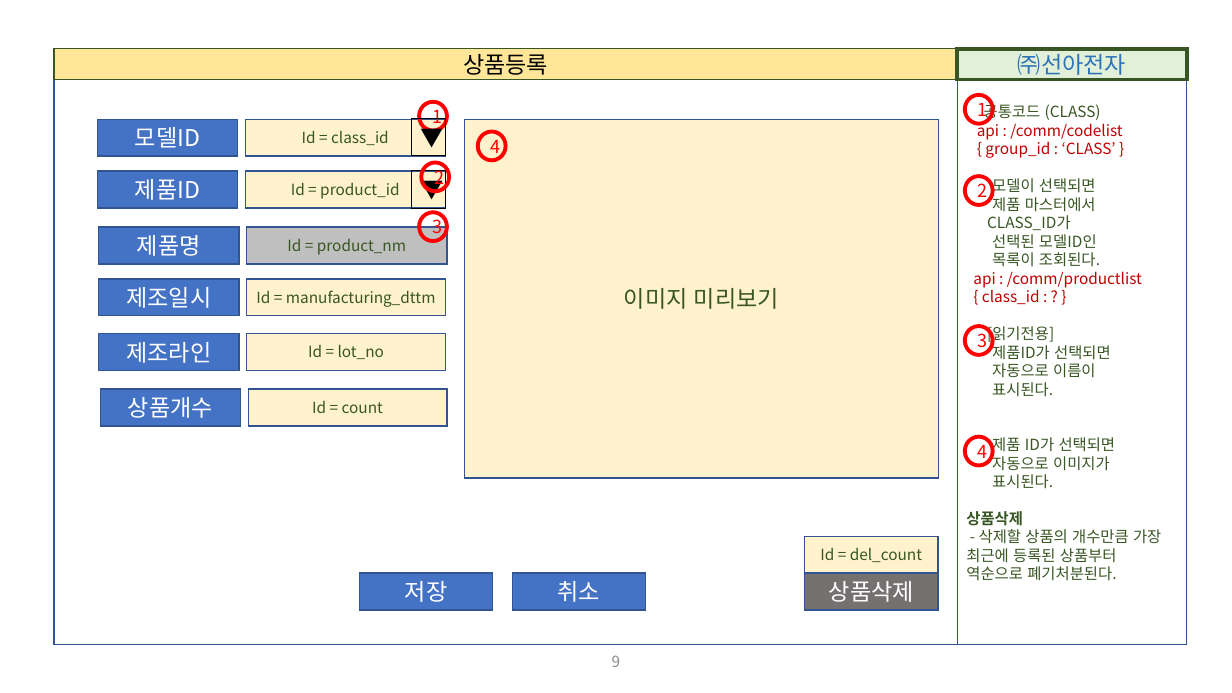
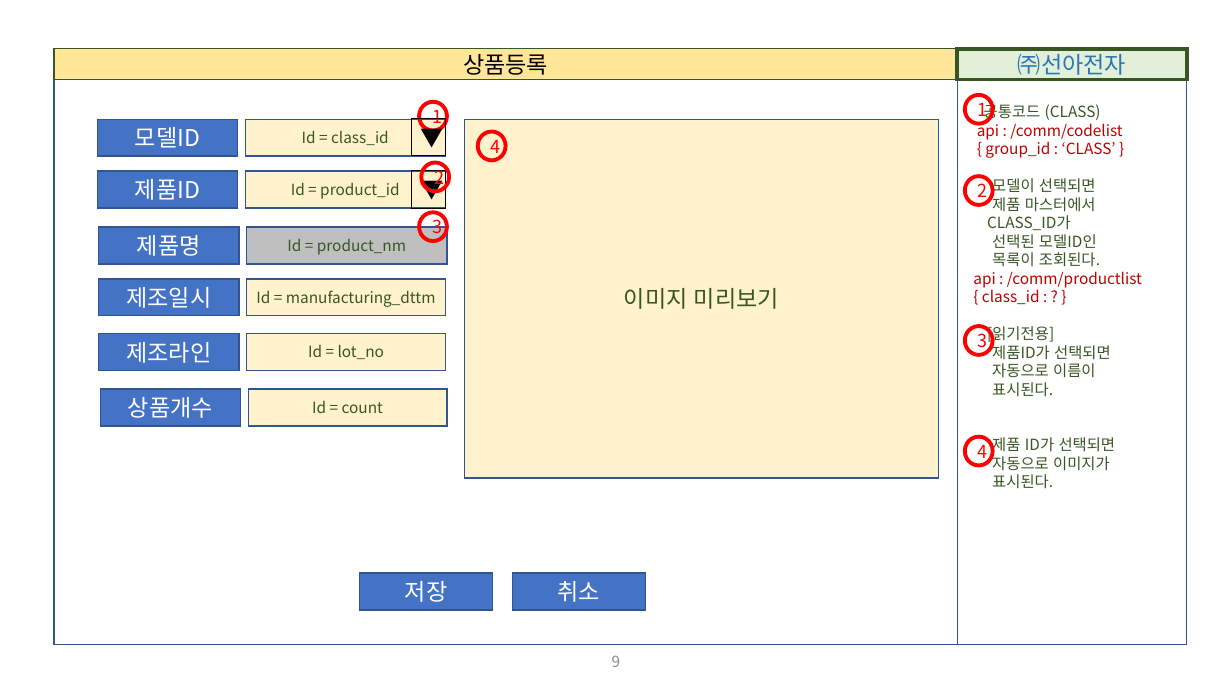
Before and after one commit to Charves-dev/ESupply, a slide deck: slide 9 of 설계/01. 화면정의서/ESupply_화면정의서.pptx. Drawn at 1232x693 pixels with LibreOffice and Linux fonts; fonts in the diff are those of the drawing. Boxes give left, top, right and bottom in pixels: in the first picture for what was removed or moved away, otherwise in the second. Text is boxed around its words. In the diff, an @@ line names an element or a change of style, - is before the commit and + after.

Commit message:
esupply 상품 삭제 화면 별도 추가

```diff
--- a/설계/01. 화면정의서/ESupply_화면정의서.pptx
+++ b/설계/01. 화면정의서/ESupply_화면정의서.pptx
@@ rectangle removed at <box>805,536,938,573</box> @@
-Id = del_count
@@ text in rectangle at <box>966,511,1161,580</box>: paragraphs removed @@
-상품삭제
-- 삭제할 상품의 개수만큼 가장 최근에 등록된 상품부터 역순으로 폐기처분된다.
@@ rectangle removed at <box>805,573,938,610</box> @@
-상품삭제
```
Also in this commit, not shown: 1 slide added.
